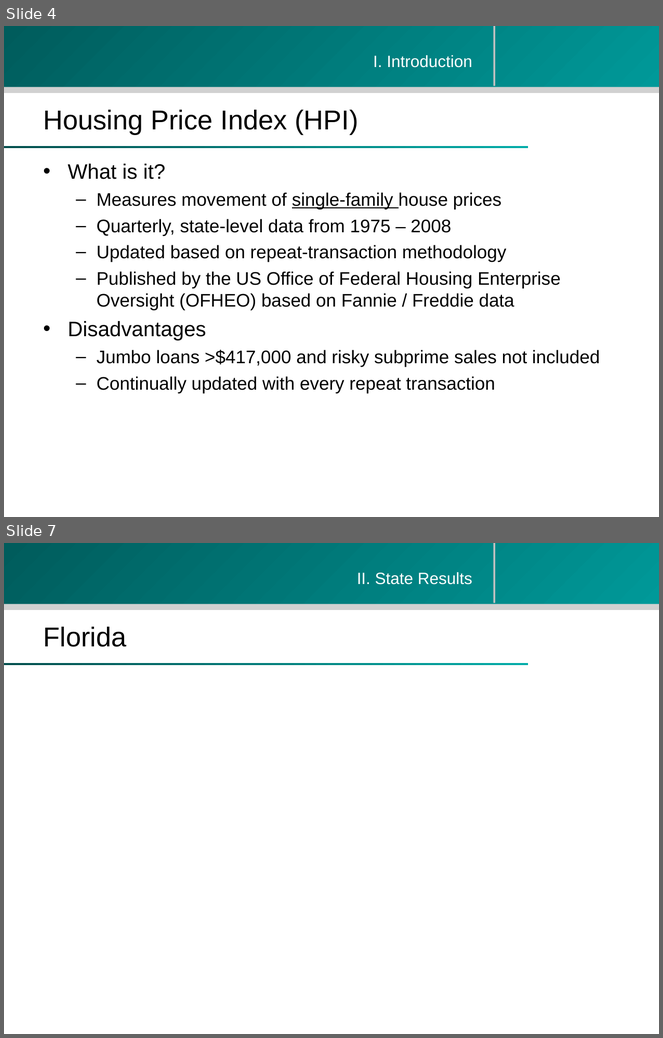
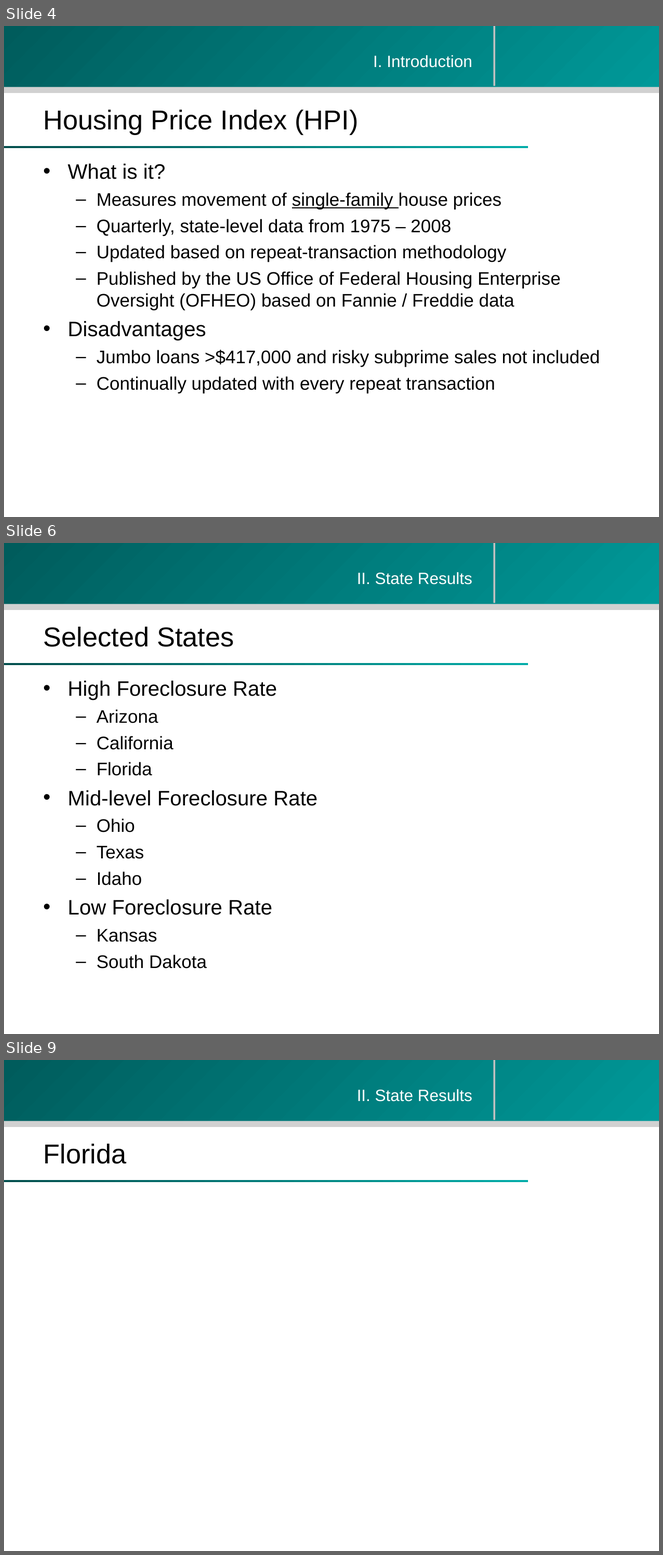
Before and after one commit to zhouzhenghui/svnrepository, a slide deck: SVNRepository/Presentation/M.Eng Final Presentation-take2.ppt. Shown one above the other, each under a label of ours: slides 4 and 7 before the commit, slides 4, 6 and 9 after it; the slides between them are not shown. The pictures are 663x1038 and 663x1555 pixels, drawn with LibreOffice and Linux fonts; fonts in the diff are those of the drawing; background and template pictures are left out. Boxes give left, top, right and bottom in pixels: in the first picture for what was removed or moved away, otherwise in the second. Text is boxed around its words. In the diff, an @@ line names an element or a change of style, - is before the commit and + after.

```diff
--- a/SVNRepository/Presentation/M.Eng Final Presentation-take2.ppt
+++ b/SVNRepository/Presentation/M.Eng Final Presentation-take2.ppt
@@ slide 6 added at (4,543,659,1034), background #FFFFFF; not listed: 4 template elements that a slide beside it also shows @@
@@ text added at (357,572,473,585), 18 pt, text #FFFFFF @@
+II. State Results
@@ title added at (43,627,234,647), 30 pt, text #000000 @@
+Selected States
@@ text added at (68,681,318,969), 23 pt, text #000000 @@
+• High Foreclosure Rate
+  – Arizona
+  – California
+  – Florida
+• Mid-level Foreclosure Rate
+  – Ohio
+  – Texas
+  – Idaho
+• Low Foreclosure Rate
+  – Kansas
+  – South Dakota
@@ what was slide 7 is now slide 9 @@
```
Also in this commit, not shown: 2 slides changed, 1 other slide added.
